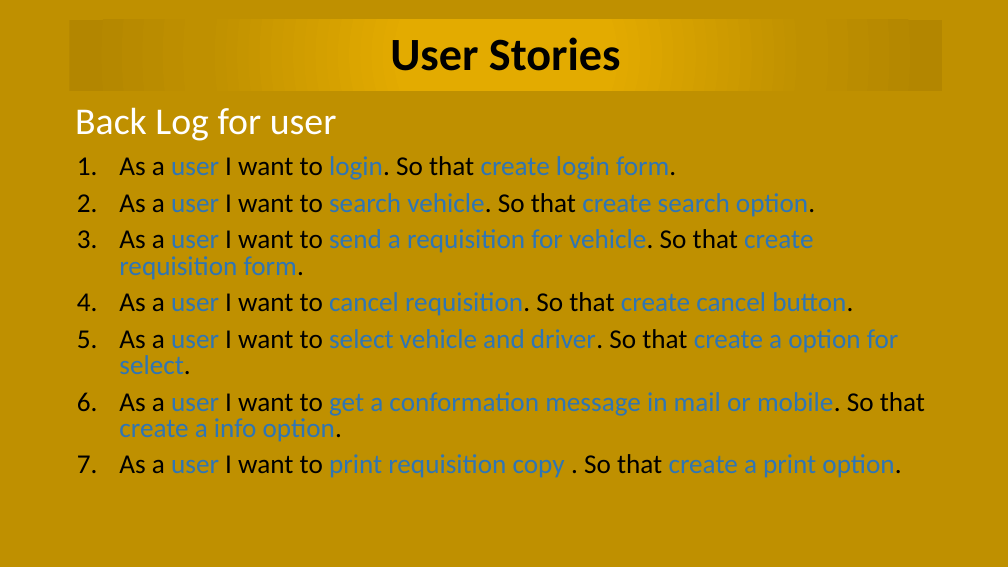
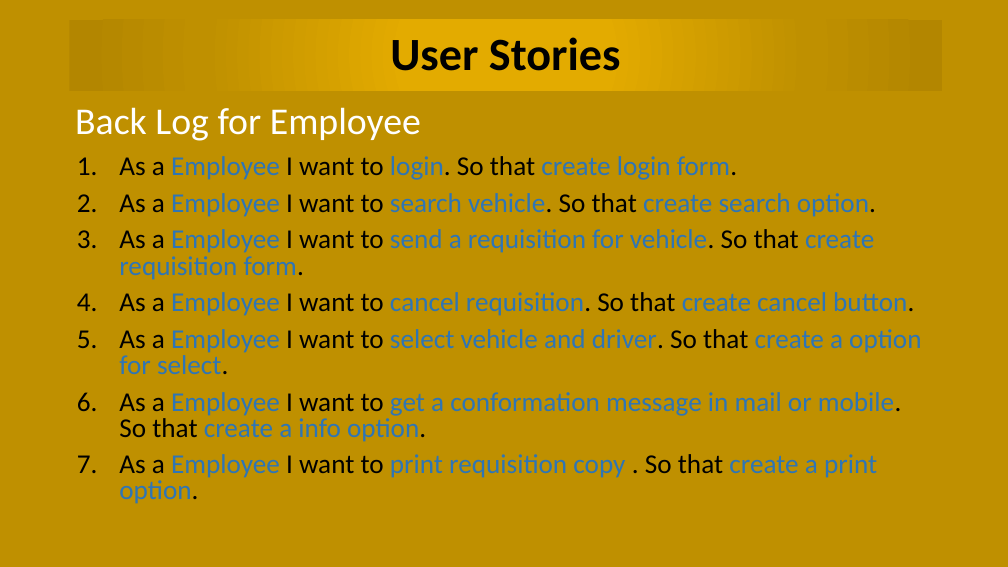
Before and after one commit to chittoranjan/BCCVehicleManagemant, a slide deck: slide 11 of Document/Vehicle Management Presentation.pptx (slide 3 before the commit). Drawn at 1008x567 pixels with LibreOffice and Linux fonts; fonts in the diff are those of the drawing. Boxes give left, top, right and bottom in pixels: in the first picture for what was removed or moved away, otherwise in the second. Text is boxed around its words. In the diff, an @@ line names an element or a change of style, - is before the commit and + after.

Commit message:
change requisition and prosentation file

```diff
--- a/Document/Vehicle Management Presentation.pptx
+++ b/Document/Vehicle Management Presentation.pptx
@@ text at (x1=75, y1=107, x2=421, y2=141): text changed @@
-Back Log for user
+Back Log for Employee
@@ text at (x1=119, y1=156, x2=921, y2=504): text changed @@
-1. As a user I want to login. So that create login form.
-2. As a user I want to search vehicle. So that create search option.
-3. As a user I want to send a requisition for vehicle. So that create requisition form.
-4. As a user I want to cancel requisition. So that create cancel button.
-5. As a user I want to select vehicle and driver. So that create a option for select.
-6. As a user I want to get a conformation message in mail or mobile. So that create a info option.
-7. As a user I want to print requisition copy . So that create a print option.
+1. As a Employee I want to login. So that create login form.
+2. As a Employee I want to search vehicle. So that create search option.
+3. As a Employee I want to send a requisition for vehicle. So that create requisition form.
+4. As a Employee I want to cancel requisition. So that create cancel button.
+5. As a Employee I want to select vehicle and driver. So that create a option for select.
+6. As a Employee I want to get a conformation message in mail or mobile. So that create a info option.
+7. As a Employee I want to print requisition copy . So that create a print option.
```
Also in this commit, not shown: 11 other slides changed, 12 slides added, 2 slides removed, 45 other files.
